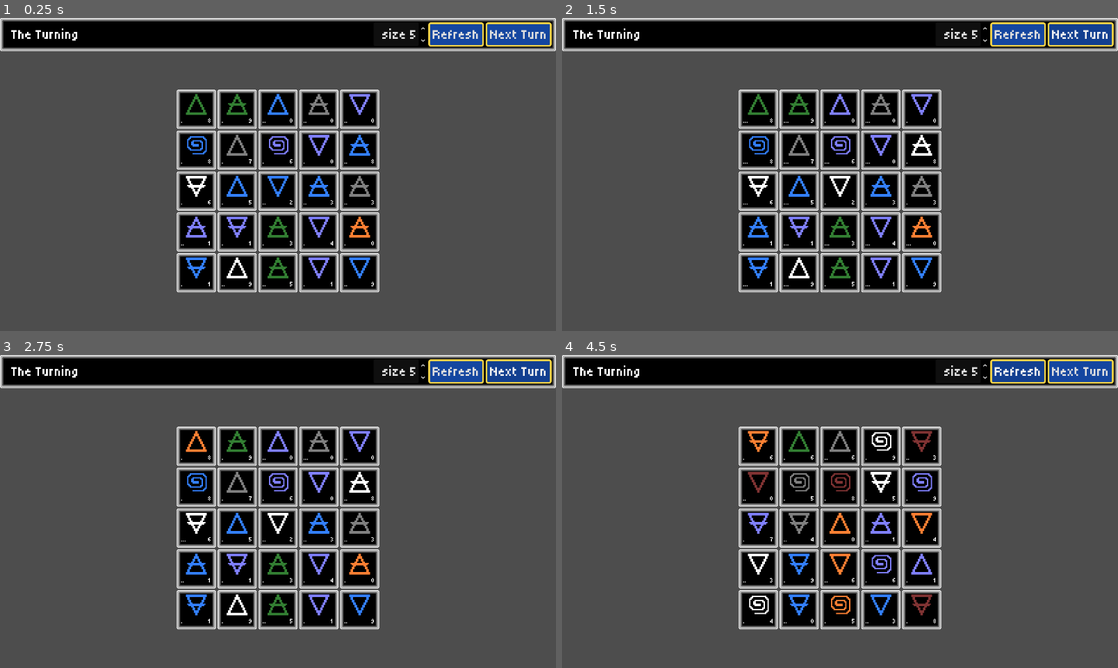
Above: before the commit, frames 1-4 (two rows, left to right).
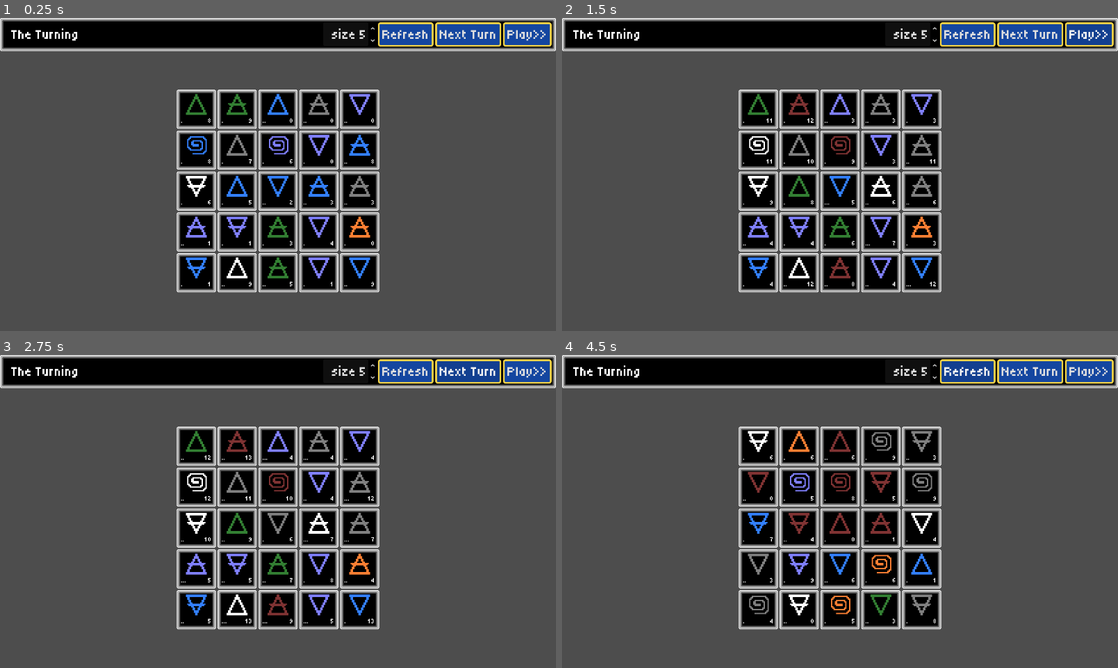
Above: after the commit, the same moments.

Repository: bjornarprytz/witchwork
Game: Godot game, scene res://interface/main.tscn
The game is run twice, just before and just after one commit, with the same random seed, the same clock (stepped at 60 frames per second) and the same inputs. The engine's default icon, where the game draws it, is replaced by a stand-in: a white triangle on a blue panel in a dark square.
Inputs (mouse positions are in pixels of both pictures, inside the frame that each line leads up to):
- Up to frame 1 (0.25 s): no input
- Up to frame 2 (1.5 s): click (1090, 33) at 0.5 s, where only the run after the commit has a clickable "Play>>"; click (1090, 33) at 1.25 s, where only the run after the commit has a clickable "Play>>"
- Up to frame 3 (2.75 s): click "Next Turn" at 2 s
- Up to frame 4 (4.5 s): click "Next Turn" at 2.75 s; click "Refresh" at 3.5 s; click "Refresh" at 4.25 s

The runs differ from the first frame. In frame 1, 1.3% of the frame differs, in the area x 59-99%, y 1-10%; in frame 2, 2.3%; in frame 3, 2.4%; in frame 4, 3.5%, in the area x 33-99%, y 1-84%.

Commit message:
rules happening

Diff:
--- a/src/interface/main.gd
+++ b/src/interface/main.gd
@@ -3,6 +3,8 @@
 
 @onready var the_turning: TheTurningUI = %TheTurning
 @onready var spin_box: SpinBox = %SpinBox
+
+var play_tween : Tween
 
 func _ready() -> void:
 	the_turning.load_turning(TheTurning.new(5))
@@ -12,3 +14,13 @@
 
 func _on_refresh_pressed() -> void:
 	the_turning.load_turning(TheTurning.new(int(spin_box.value)))
+
+func _on_play_pressed() -> void:
+	if (!play_tween):
+		play_tween = create_tween()
+		play_tween.tween_interval(.2)
+		play_tween.set_loops().tween_callback(the_turning.next_turn)
+
+	else:
+		play_tween.stop()
+		play_tween = null
--- a/src/interface/main.tscn
+++ b/src/interface/main.tscn
@@ -52,6 +52,10 @@
 layout_mode = 2
 text = "Next Turn"
 
+[node name="Play" type="Button" parent="CanvasLayer/Control/TopUI/Buttons" unique_id=1150230076]
+layout_mode = 2
+text = "Play>>"
+
 [node name="GameView" type="MarginContainer" parent="CanvasLayer/Control" unique_id=119077404]
 layout_mode = 0
 offset_top = 76.0
@@ -69,3 +73,4 @@
 
 [connection signal="pressed" from="CanvasLayer/Control/TopUI/Buttons/Refresh" to="." method="_on_refresh_pressed"]
 [connection signal="pressed" from="CanvasLayer/Control/TopUI/Buttons/NextTurn" to="." method="_on_next_turn_pressed"]
+[connection signal="pressed" from="CanvasLayer/Control/TopUI/Buttons/Play" to="." method="_on_play_pressed"]
--- a/src/system/materia.gd
+++ b/src/system/materia.gd
@@ -40,23 +40,21 @@
 
 	return c
 
-static func random_essence() -> Essence:
-	return Essence.values().pick_random()
+static func random_essence(except: Array[Essence]=[]) -> Essence:
+	var e = Essence.values().pick_random()
+	if (except.is_empty()):
+		return e
+	while (except.has(e)):
+		e = Materia.random_essence()
+	return e
 
-static func random_element() -> Element:
-	return Element.values().pick_random()
-
-static func next_phase(current: Phase) -> Phase:
-	match current:
-		Phase.Dormant:
-			return Phase.Awake
-		Phase.Awake:
-			return Phase.Risen
-		Phase.Risen:
-			return Phase.Dormant
-		_:
-			push_error("Unrecognized phase: %s" % current)
-			return Phase.Dormant
+static func random_element(except: Array[Element]=[]) -> Element:
+	var e = Element.values().pick_random()
+	if (except.is_empty()):
+		return e
+	while (except.has(e)):
+		e = Materia.random_element()
+	return e
 
 static func random() -> Materia:
 	var m = Materia.new()
--- a/src/system/the_turning/cell.gd
+++ b/src/system/the_turning/cell.gd
@@ -13,6 +13,8 @@
 	set(value):
 		materia_next = value
 
+var queue_destruction: bool
+
 var coords: Vector2i
 
 func _init(x:int,y:int,m:Materia=null):
--- a/src/system/the_turning/rule/commit.gd
+++ b/src/system/the_turning/rule/commit.gd
@@ -7,6 +7,11 @@
 	cell = cell_
 
 func resolve_rule(_context: TheTurning) -> Array[Shift.Result]:
-	cell.materia = cell.materia_next.copy()
+	if (cell.queue_destruction):
+		cell.materia = null
+		cell.materia_next = null
+		cell.queue_destruction = false
+	else:
+		cell.materia = cell.materia_next.copy()
 
 	return [] # Special rule, the shift already happened
--- a/src/system/the_turning/rule/drift.gd
+++ b/src/system/the_turning/rule/drift.gd
@@ -18,13 +18,72 @@
 func _drift_empty_cell(context: TheTurning) -> Array[Shift.Result]:
 	var neighbors = context.board.get_neighbours(cell)
 
-	## Create a water essence, depending on neighbors
+	var n_neighbors:int = 0
+
+	for c in neighbors:
+		if !c.is_empty():
+			n_neighbors += 1
+
+	if n_neighbors == 3:
+		var m = Materia.random()
+		m.essence = Materia.Essence.Flowing
+		var shift = Creation.new(cell, m)
+		return [shift.resolve(context)]
+
 
 	return []
 
 func _drift_materia(context: TheTurning) -> Array[Shift.Result]:
-	var shift = PhaseChange.new(cell, Materia.next_phase(cell.materia.phase))
+	var next_phase: Materia.Phase
 
-	var r = shift.resolve(context)
+	match cell.materia.element:
+		Materia.Element.Water:
+			next_phase = _flowing_next_phase(context.board.get_neighbours(cell))
+		_:
+			next_phase = _next_phase(cell.materia.phase)
 
-	return [r]
+	var shift = PhaseChange.new(cell, next_phase)
+
+	return [shift.resolve(context)]
+
+func _flowing_next_phase(cells: Array[Cell]) -> Materia.Phase:
+	var r: Dictionary[Materia.Phase, int] = {}
+
+	var current_majority: int = 0
+	var has_clear_majority: bool
+	var majority_phase: Materia.Phase
+
+	for c in cells:
+		if c.is_empty():
+			continue
+		var p = c.materia.phase
+		if r.has(p):
+			r[p] += 1
+		else:
+			r[p] = 1
+
+		if (r[p] == current_majority):
+			has_clear_majority = false
+		if (r[p] > current_majority):
+			current_majority = r[p]
+			has_clear_majority = true
+			majority_phase = p
+
+	if (has_clear_majority):
+		print("Found MAJORITY: %s (%d)" % [Materia.Phase.keys()[majority_phase], current_majority])
+		return majority_phase
+	print("Found NO majority")
+
+	return _next_phase(cell.materia.phase)
+
+static func _next_phase(current: Materia.Phase) -> Materia.Phase:
+	match current:
+		Materia.Phase.Dormant:
+			return Materia.Phase.Awake
+		Materia.Phase.Awake:
+			return Materia.Phase.Risen
+		Materia.Phase.Risen:
+			return Materia.Phase.Dormant
+		_:
+			push_error("Unrecognized phase: %s" % current)
+			return Materia.Phase.Dormant
--- a/src/system/the_turning/rule/settle.gd
+++ b/src/system/the_turning/rule/settle.gd
@@ -12,13 +12,7 @@
 
 	print("Settle: [%s]" % cell)
 
-	var shift = [
-		null,
-		null,
-		null,
-		Transmutation.new(cell, Materia.random_essence()),
-		Destruction.new(cell)
-	].pick_random()
+	var shift = _determine_fate(context.board.get_neighbours(cell))
 
 	if (shift == null):
 		return []
@@ -26,3 +20,48 @@
 	var r = shift.resolve(context)
 
 	return [r]
+
+func _determine_fate(neighbours: Array[Cell]) -> Shift:
+	var elements: Array[Materia.Element] = []
+	var essences: Array[Materia.Essence] = []
+
+	for n in neighbours:
+		if (n.is_empty()):
+			continue
+
+		elements.append(n.materia.element)
+		essences.append(n.materia.essence)
+
+	match cell.materia.essence:
+		Materia.Essence.Rooted:
+			if (essences.count(Materia.Essence.Rooted) == 4): # Petrification
+				return Transmutation.new(cell, Materia.Essence.Crystalline)
+			if (cell.materia.element != Materia.Element.Fire && elements.count(Materia.Element.Fire) > 0): # Purge
+				return Transmutation.new(cell, Materia.Essence.Burnt)
+			if (essences.size() == 3): # Evolution
+				return Transmutation.new(cell, Materia.Essence.Vital)
+			return null
+		Materia.Essence.Crystalline:
+			if (essences.count(Materia.Essence.Crystalline) > 1): # Crumble
+				return Transmutation.new(cell, Materia.Essence.Burnt)
+			return null
+		Materia.Essence.Flowing:
+			if (neighbours.size() < 3): # Free Flow
+				return null
+			var next_essence := Materia.random_essence([Materia.Essence.Flowing]) # Chaos
+			return Transmutation.new(cell, next_essence)
+		Materia.Essence.Vital:
+			if (cell.materia.age > 10): # Old age
+				return Transmutation.new(cell, Materia.Essence.Rooted)
+			if (essences.count(Materia.Essence.Vital) > 2): # Competition
+				return Transmutation.new(cell, Materia.Essence.Burnt)
+			return null
+		Materia.Essence.Burnt:
+			if (cell.materia.age > 12): #
+				return Transmutation.new(cell, Materia.Essence.Threshold)
+		Materia.Essence.Threshold:
+			return null
+		Materia.Essence.Celestial:
+			return null
+
+	return null
--- a/src/system/the_turning/rule/unfold.gd
+++ b/src/system/the_turning/rule/unfold.gd
@@ -13,4 +13,7 @@
 
 	print("Unfold: [%s]" % cell)
 
+	# Threshold should change elements around it, then self destruct
+	# Celestial should do something cool too
+
 	return []
--- a/src/system/the_turning/shift/creation.gd
+++ b/src/system/the_turning/shift/creation.gd
@@ -10,6 +10,6 @@
 func resolve_shift(_context: TheTurning) -> Shift.Result:
 	assert(target.is_empty())
 
-	target.materia = to_create
+	target.materia_next = to_create
 
 	return _result(null, to_create)
--- a/src/system/the_turning/shift/destruction.gd
+++ b/src/system/the_turning/shift/destruction.gd
@@ -8,6 +8,6 @@
 	assert(!target.is_empty())
 
 	var destroyed_materia = target.materia
-	target.materia = null
+	target.queue_destruction = true
 
 	return _result(destroyed_materia, null)
--- a/src/system/the_turning/shift/phase_change.gd
+++ b/src/system/the_turning/shift/phase_change.gd
@@ -13,5 +13,6 @@
 		return _noop()
 	var before = target.materia.phase
 	target.materia_next.phase = to_phase
+	target.materia_next.age = target.materia.age + 1
 
 	return _result(before, target.materia_next.phase)
